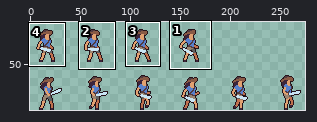
Edited in one commit: sprite sheet (Assets/AnimationCombine.png). The picture above shows the old version from afar; the outline marks the close-up.
Close-up. First the earlier version:
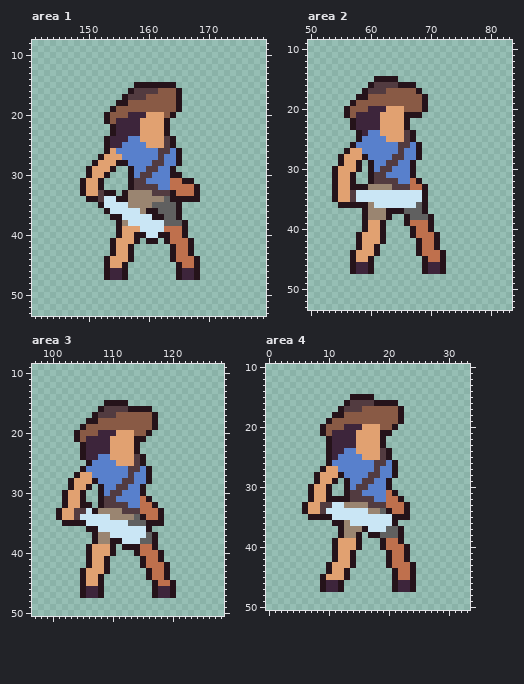
The file is 288x96 pixels. Shown: area 1: x 141..179, y 8..53; area 2: x 50..83, y 9..53; area 3: x 97..128, y 9..50; area 4: x 0..33, y 10..50. The wide view leaves out empty margins. The commit also changed other parts of the picture, which this record leaves out.
New version:
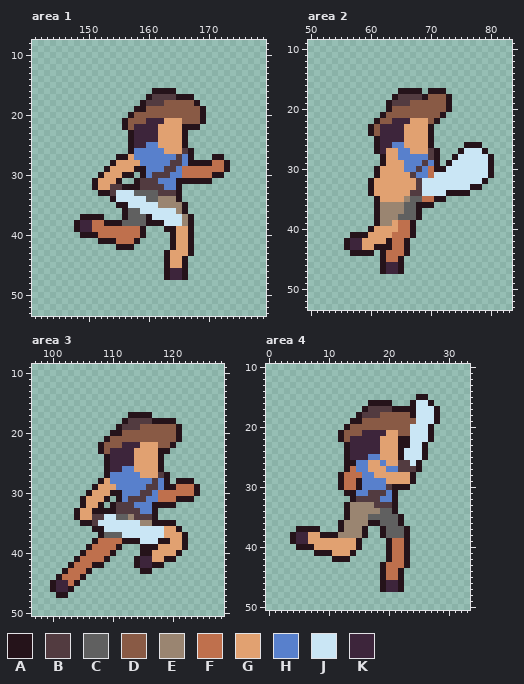
Palette (. is transparent): A #25131a  B #523b40  C #606060  D #895a45  E #9a8571  F #bf704d  G #e1a171  H #5880cc  J #cae6f5  K #3d253b
The exact change:
Changed rows in their new state; - is an unchanged pixel.
Area 1:
first column x 148:
15 ----------.......---------
16 ---------....AAAA.--------
17 --------....ABBBB-AA------
18 -------....ABBB--DDDA-----
19 ------....AA-----DDDDA----
20 -----....ADDDDD-DDDDDA----
21 -----...ADDDKKKGGGDDDA----
22 ------..AD-KKK-GGGAAA-----
23 ------...A-KKK-GGGA-------
24 -----....AKKKK-GGGA-------
25 -----....AKKHH-GGGA-------
26 -----....A----HGGGBA------
27 ----...AAG----H--BHA---AA-
28 ---...AGGGG--HH-BBHAAAAFFA
29 --...AGGGGAAHH-BBHFFFFFFFA
30 --..AGGGA-.AHBBBHHFFFFFAA-
31 -..AGGGA-.A-BB--HA--AAA---
32 -..AGGBBA-A---B-HA...-----
33 -...A-BJJJCCCC--BA...-----
34 --....AJJJJJCC-EE-...-----
35 ----...AAJJJJJEEEEA-------
36 -----...ACCJJJJJJEA-------
37 -AAAA-..ACCCAJJJJJEA------
38 AKKFFAA-CCCCAAAJJJEA------
39 AKKFFFFFFFFA...AAGGA------
40 -AAAFFFFFFF-....AGGA------
41 ----AA-FFF--..-.AGG-------
42 ------.AA--------GG-------
43 ------....-----AGGG-------
44 -----.....-----AGGA..-----
45 -----....------AGGA..-----
46 -----....------AKKA..-----
47 -----....------AKKA..-----
Area 2:
first column x 54:
15 -------....----------------
16 ------........-------------
17 -----......AAA--AAA--------
18 ----......ABBBB-DDDA-------
19 ---......ABBB--DDDDA-------
20 --.......ADD---DDDDA-------
21 --......ADDDDDDDDDA--------
22 ---....ADDKKKGGGDA---------
23 ---...ADKKKKGGGGA----------
24 ----..ADKKKKGGGGA----------
25 ----...AKKKKGGGGA----------
26 ---....AKK-HGGGGA-----AAA--
27 --.....AKGGH-GGGBA---AJJJA-
28 -.......AGGH--HHBA--AJJJJJA
29 -....-..AGGG-HHBHA-AJJJJJJA
30 .....-.AGGGG-HBHFAAJJJJJJJA
31 ....--.AGGGGGBHHFJJJJJJJJJA
32 ....---GGGGGGGBJJJJJJJJJJA-
33 ......AGGGGGGGBJJJJJJJJAA--
34 ......AGGGGGGBBJJJJAAAA----
35 .......AGGGGECCFFAA--------
36 -......AEEEECCA-A----------
37 -----..A-EEE--A.-----------
38 -----..A-EECC-A..----------
39 -----..AEEGFFA...----------
40 -----.A-GGGFF-...----------
41 ---A-A--GGFFF-....---------
42 --AKK---GAFFA-....---------
43 --AKK---AAFFA-....---------
44 ----AAA.AFFFA-.....--------
45 ---....-AFFA---....--------
46 ---....-AKKA---....--------
47 ---....-AKKA---....--------
Area 3:
first column x 100:
15 ---------....------------
16 --------.........--------
17 -------......AAAA.-------
18 ------......ABBBB-AAA----
19 -----......ABBB--DDDDA---
20 ----......AADD--DDDDDA---
21 ----.....ADDDDDDDDDDDA---
22 -----...ADDDKKKGGGDDA----
23 -----...ADKKKKGGGGAA-----
24 -----....AKKKKGGGGA------
25 ------...AKKKKGGGGA------
26 -----....AKK-HGGGGA------
27 ----.....A---H-GGGBA-----
28 ---.....AG--HH--HBHA-AAA-
29 ---....AGGGHH--HBBHAAFFFA
30 --....AGGGAA---BBHFFFFFFA
31 --...-GGGA.A-BBBHHFFFAAA-
32 --...-GG-.A--B-HH-AAA----
33 -...AGG-AAAB---HHA.------
34 -...AGGBB-JCC-BBBA.------
35 --...-AB-----JJEE--AA----
36 ------.-A-------JJJGGA---
37 -------.ACCC----JJJGGGA--
38 --------FFFFAAAJJJAAGGA--
39 -------FFFFA...AA-GGGGA--
40 -----AFFFF----.AAGGGGA---
41 ----AFFFF-----AKKGGAA----
42 ---AFFFAA.----AKKAA.-----
43 --AFFFA...-----A-...-----
44 -AFFF-...-------....-----
45 AKKFA....--------....----
46 AKKA-....--------....----
47 -AA--....--------....----
Area 4:
first column x 4:
15 ----------....-------AA--
16 ---------....A---.--AJJA-
17 --------....ABBBBA-AAJJJA
18 -------....ABBB---DDAJJJA
19 ------....AA------DDDJJJA
20 -----....ADDDDD--DDDJJJA-
21 -----...ADDDKKKKGGDDJJJA-
22 ------..AD-KKKKGGGAAJJJA-
23 ------...A-KKKKGGGAAJJA--
24 ------...AKKKKKGGGAJJJA--
25 ------...AKKKHHGGGAJJJA--
26 ------...AA--GGHGGBBJA---
27 -----....AF--GGG-HBBBA---
28 ----....-FFF-HGGGGGGA----
29 ----....AFFAHH--GGGGA----
30 ---....-AFFAH---BAAA-----
31 ---....---AH-BBBH--------
32 ---.......A---B-HA.------
33 --.......A---E--BA..-----
34 --.......AEEE---CA..-----
35 ---......AEEECCCCC-.-----
36 -------.--EEEAACCCA------
37 -AAAA--------..A--CA-----
38 AKKGGAAAE--EA..A--CA-----
39 AKKGGGGG-------.A-FA-----
40 -AAAGGGG-------.A--------
41 ----AAAG-----------------
42 --------AA.--------------
43 ------.....----AF--A.----
44 ------....-----AFFA..----
45 -----.....-----AFFA..----
46 -----....------AKKA..----
47 -----....------AKKA..----
Boxes around the changes in both close-ups, in picture pixels (x1, y1, x2, y2):
changed: (74, 82, 230, 280)
changed: (332, 76, 494, 274)
changed: (50, 400, 200, 598)
changed: (290, 394, 440, 592)
